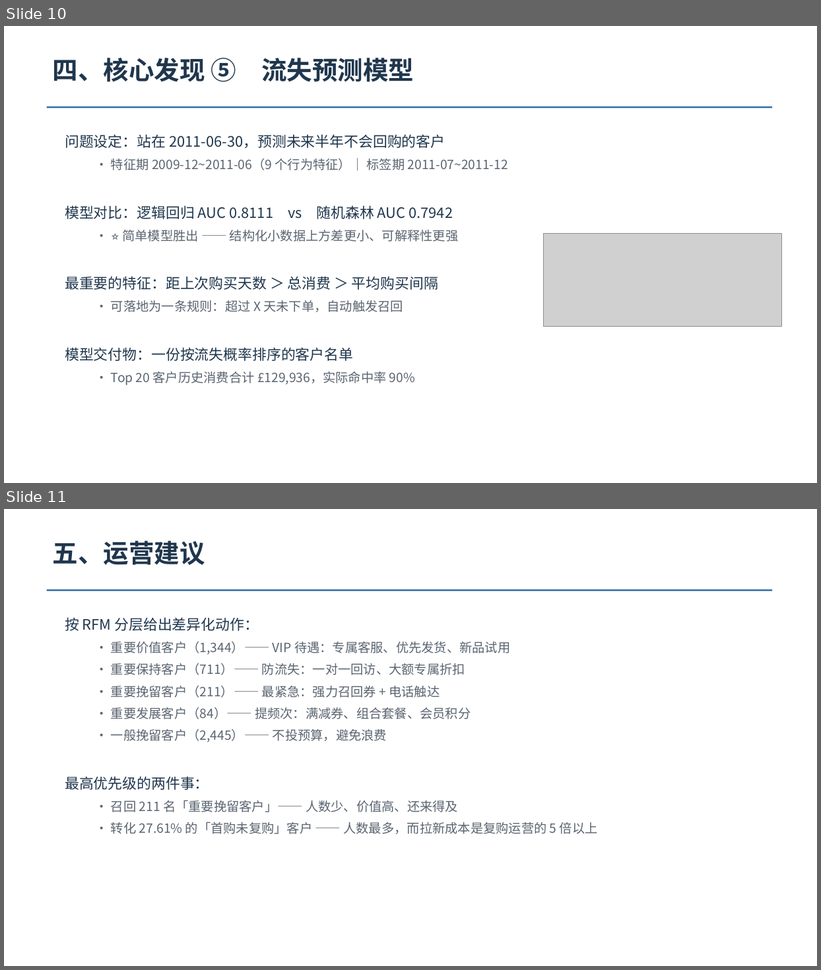
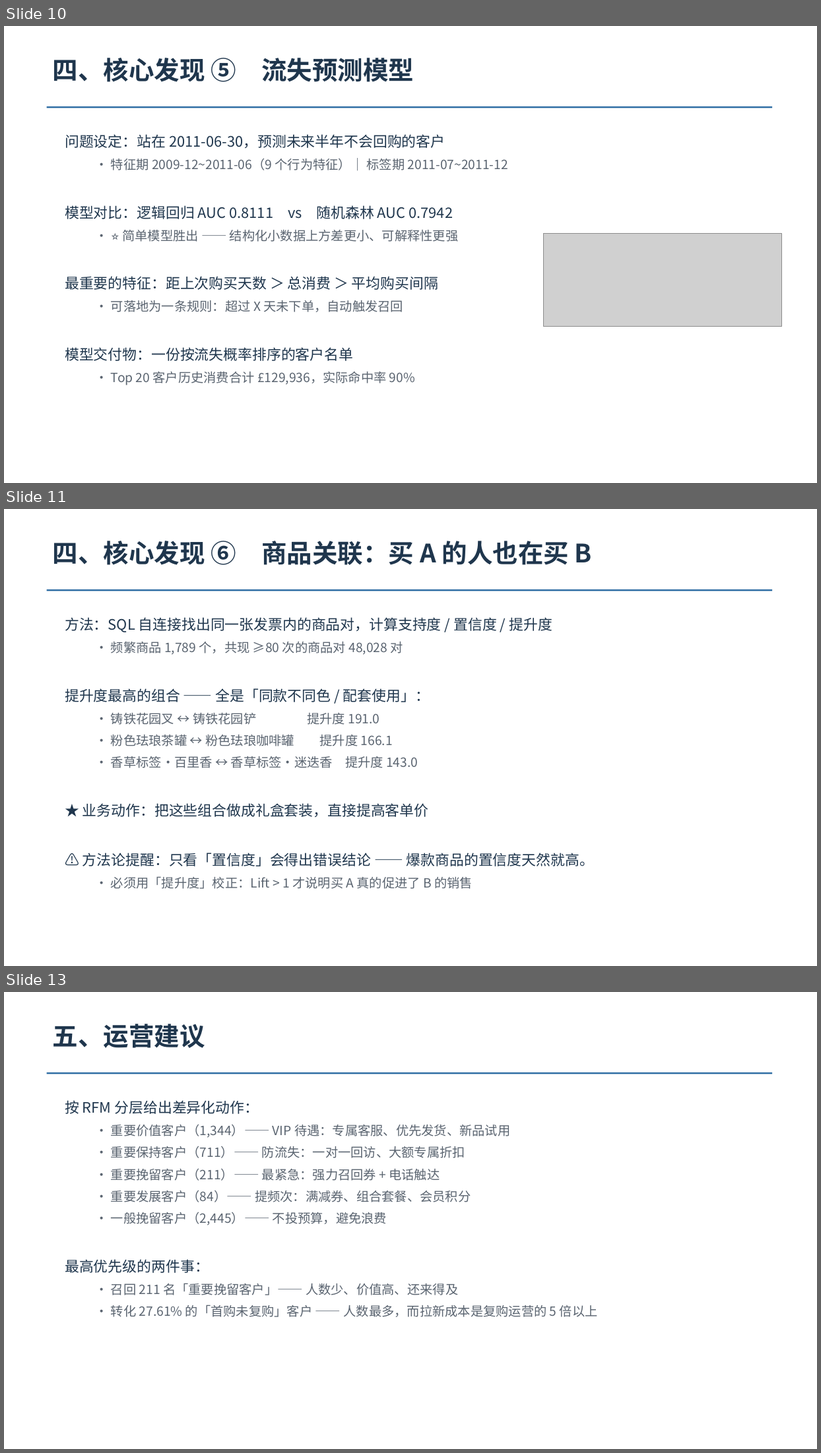
Before and after one commit to zi-cmtry/dm2026, a slide deck: reports/汇报PPT.pptx. Shown one above the other, each under a label of ours: slides 10 and 11 before the commit, slides 10, 11 and 13 after it; the slides between them are not shown. The pictures are 821x970 and 821x1453 pixels, drawn with LibreOffice and Linux fonts; fonts in the diff are those of the drawing; grey boxes stand for pictures. Boxes give left, top, right and bottom in pixels: in the first picture for what was removed or moved away, otherwise in the second. Text is boxed around its words. In the diff, an @@ line names an element or a change of style, - is before the commit and + after.

Commit message:
fix: PPT 生成函数增加容错，产出 15 页版本
add_bullets 里 ('','') 表示空行的写法会让 level 变成字符串，
python-pptx 抛 TypeError。这个坑在本文件里犯了三次（改数据没改函数），
所以这次改为在函数内把 level 归一化成 int，而不是继续在数据上打补丁。
新增 '商品关联' 与 '时间序列' 两页核心发现。

```diff
--- a/reports/汇报PPT.pptx
+++ b/reports/汇报PPT.pptx
@@ slide 11 added at (4, 509, 817, 966), background #FFFFFF @@
@@ text added at (53, 541, 592, 565), 30 pt, text #1F364D, bold @@
+四、核心发现 ⑥ 商品关联：买 A 的人也在买 B
@@ rectangle added at (47, 590, 773, 591), fill #2E6DA4 @@
@@ text added at (65, 617, 594, 889), 15 pt, text #5A6470 @@
+方法：SQL 自连接找出同一张发票内的商品对，计算支持度 / 置信度 / 提升度
+  · 频繁商品 1,789 个，共现 ≥80 次的商品对 48,028 对
+提升度最高的组合 —— 全是「同款不同色 / 配套使用」：
+  · 铸铁花园叉 ↔ 铸铁花园铲 提升度 191.0
+  · 粉色珐琅茶罐 ↔ 粉色珐琅咖啡罐 提升度 166.1
+  · 香草标签·百里香 ↔ 香草标签·迷迭香 提升度 143.0
+★ 业务动作：把这些组合做成礼盒套装，直接提高客单价
+⚠️ 方法论提醒：只看「置信度」会得出错误结论 —— 爆款商品的置信度天然就高。
+  · 必须用「提升度」校正：Lift > 1 才说明买 A 真的促进了 B 的销售
@@ what was slide 11 is now slide 13 @@
```
Also in this commit, not shown: 2 slides changed, 1 other slide added, 2 other files.
